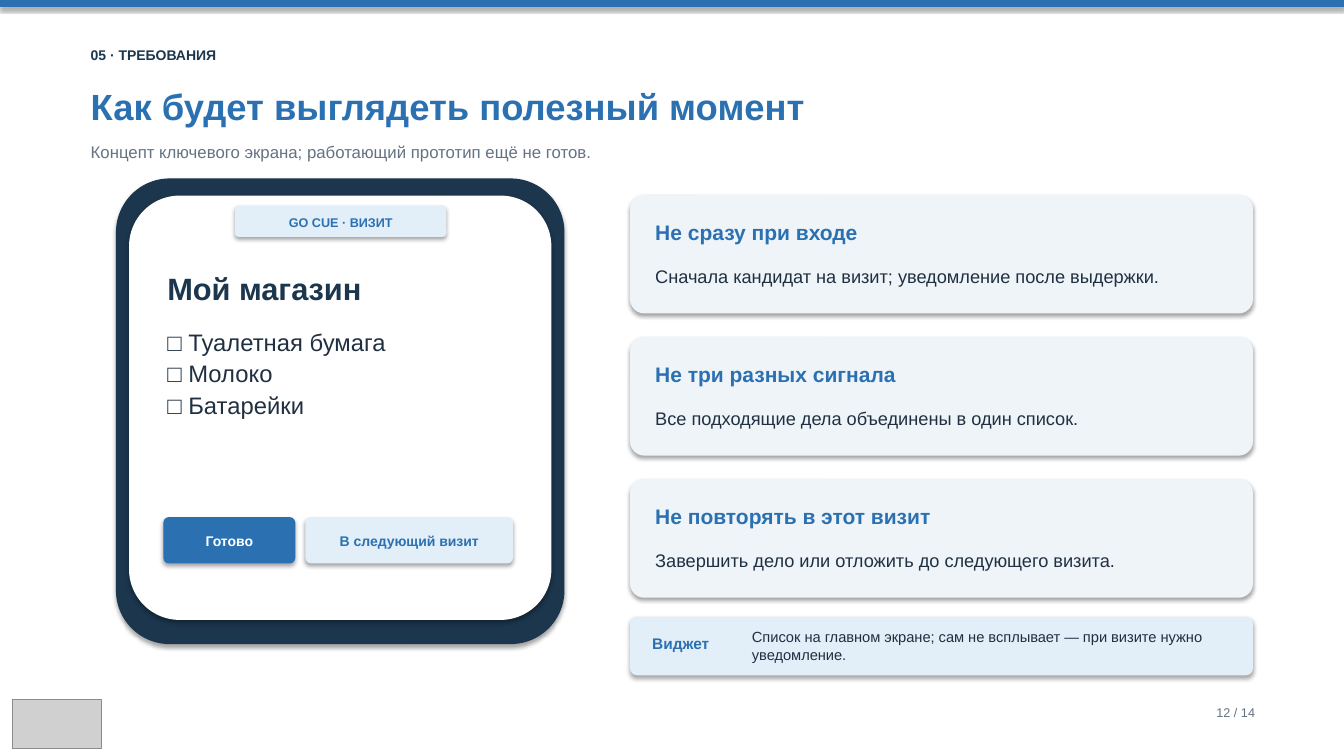
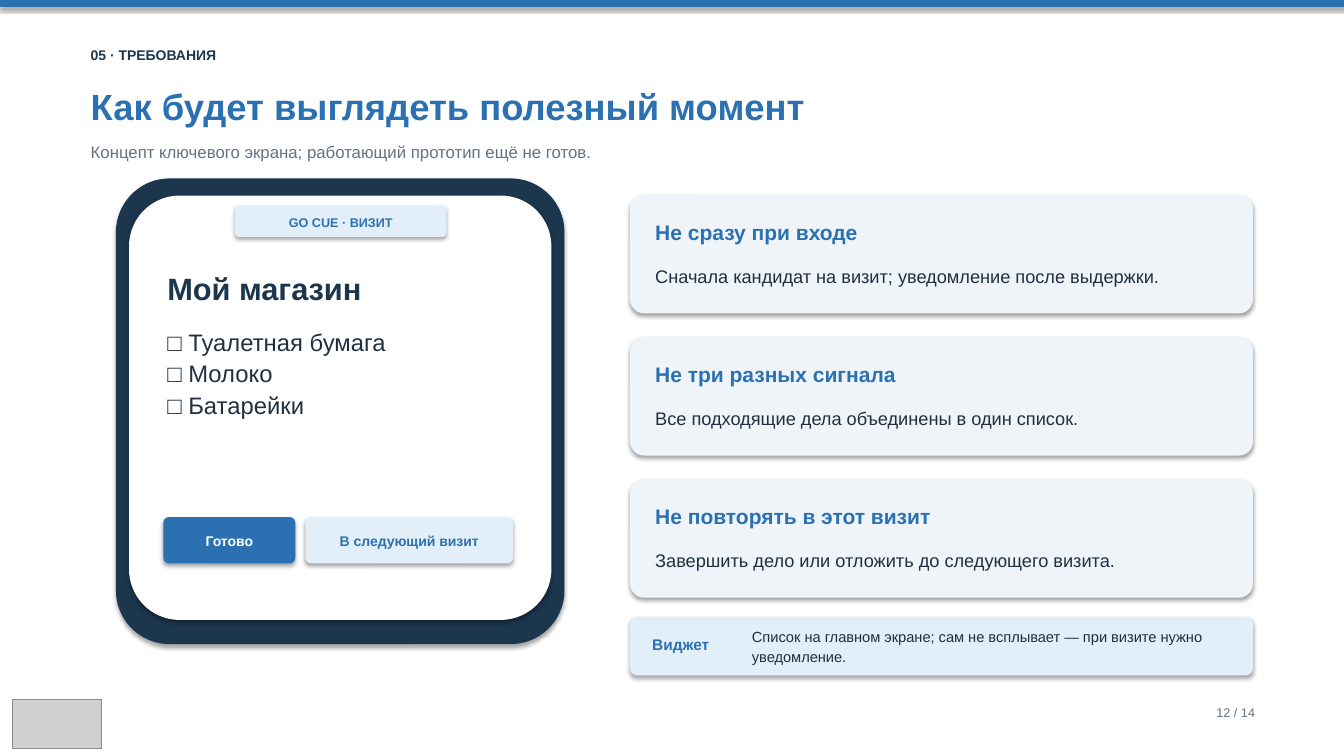
Before and after one commit to techmo0/GoCue, a slide deck: slide 12 of docs/lab-01/Презентация_GoCue_КТ1.pptx. Drawn at 1344x756 pixels with LibreOffice and Linux fonts; fonts in the diff are those of the drawing; grey boxes stand for pictures. Boxes give left, top, right and bottom in pixels: in the first picture for what was removed or moved away, otherwise in the second. Text is boxed around its words. In the diff, an @@ line names an element or a change of style, - is before the commit and + after.

```diff
--- a/docs/lab-01/Презентация_GoCue_КТ1.pptx
+++ b/docs/lab-01/Презентация_GoCue_КТ1.pptx
@@ text "Список на главном экране; сам ..." at [752, 631, 1203, 665]: line spacing 1 to 1.1 @@
```
Also in this commit, not shown: 6 other slides changed, 2 slides added, 2 slides removed, 1 other file.
